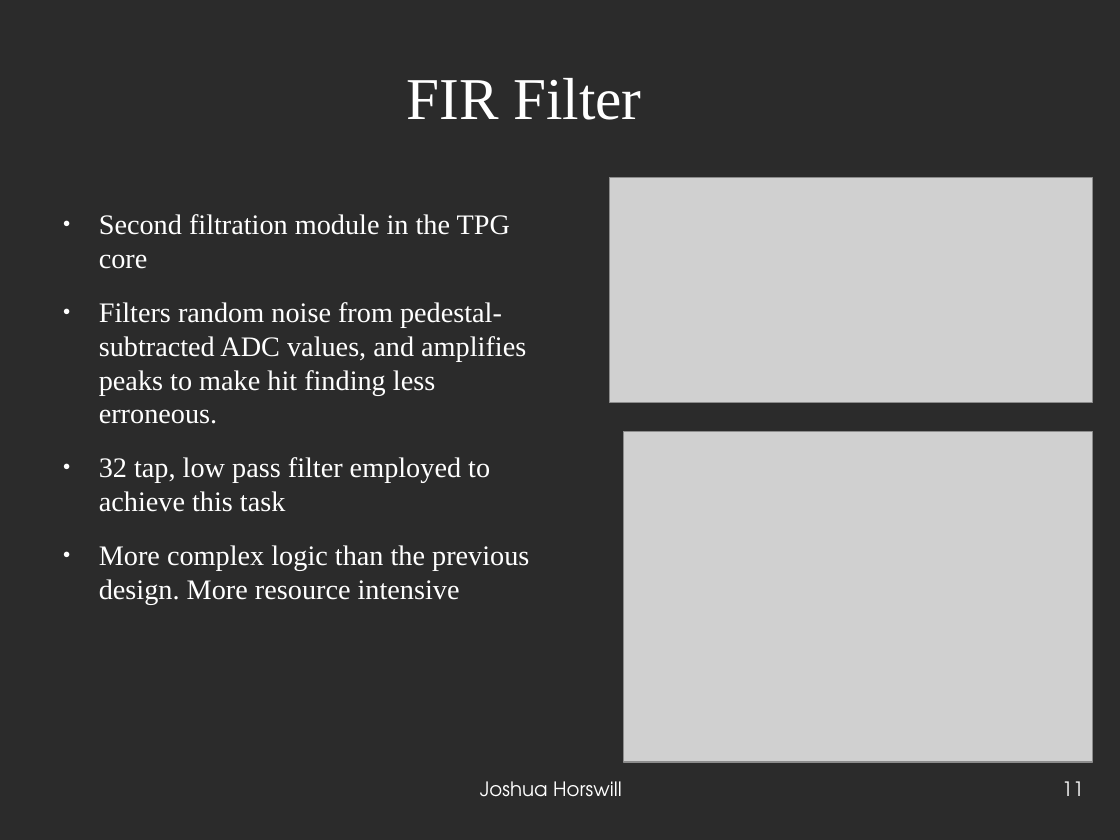
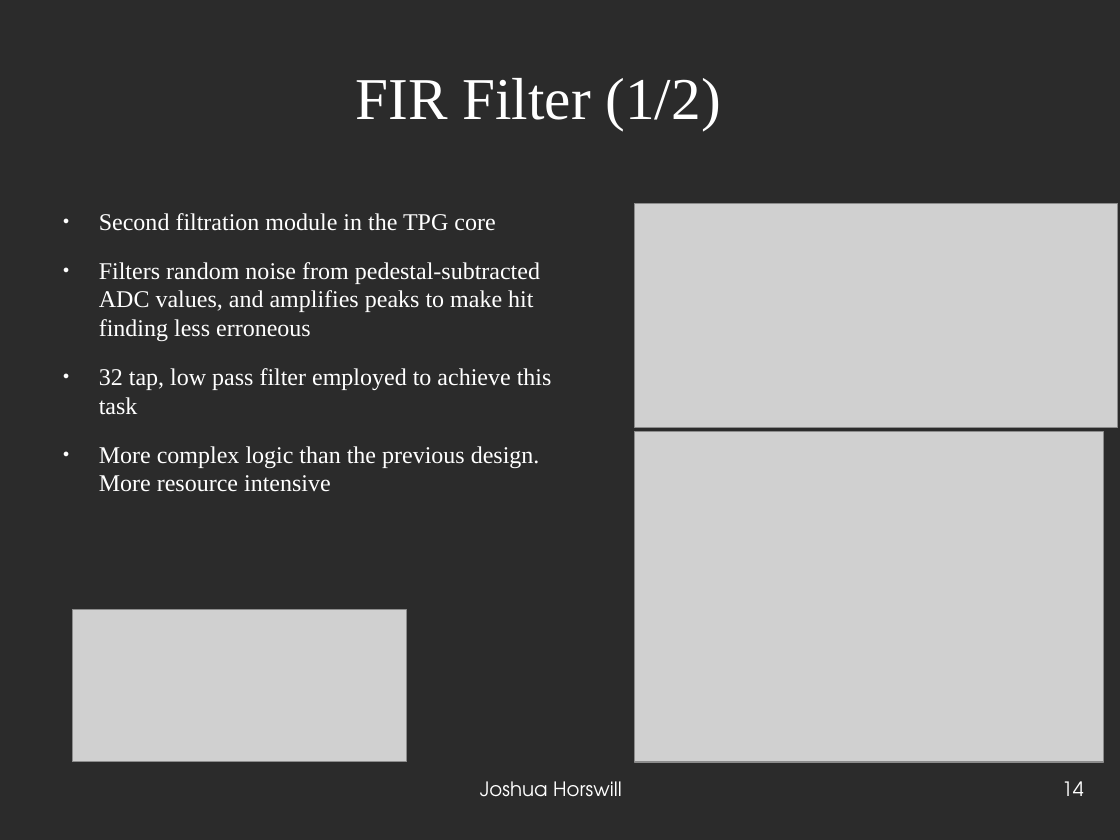
Before and after one commit to JoshCodesPhysics/dune_project, a slide deck: slide 14 of dune_notes/dune_pres/dune_project_pres.odp (slide 11 before the commit). Drawn at 1120x840 pixels with LibreOffice and Linux fonts; fonts in the diff are those of the drawing; grey boxes stand for pictures; background and template pictures are left out; a plain dark background stands for a picture behind light text. Boxes give left, top, right and bottom in pixels: in the first picture for what was removed or moved away, otherwise in the second. Text is boxed around its words. In the diff, an @@ line names an element or a change of style, - is before the commit and + after.

```diff
--- a/dune_notes/dune_pres/dune_project_pres.odp
+++ b/dune_notes/dune_pres/dune_project_pres.odp
@@ title at <box>356,78,721,130</box>: text changed @@
-FIR Filter
+FIR Filter (1/2)
@@ picture: place and size @@
-picture at <box>610,178,1093,402</box>
+picture at <box>635,203,1118,428</box>
@@ text at <box>99,213,552,492</box>: size 20 to 17 pt in "Second filtration module in the TPG core", "32 tap, low pass filter employed to ...", "More complex logic than the previous design. ..." @@
@@ text at <box>99,262,540,341</box>: text changed; size 20 to 17 pt @@
-● Filters random noise from pedestal-subtracted ADC values, and amplifies peaks to make hit finding less erroneous.
+● Filters random noise from pedestal-subtracted ADC values, and amplifies peaks to make hit finding less erroneous
@@ picture: place and size @@
-picture at <box>624,432,1093,762</box>
+picture at <box>635,432,1104,762</box>
@@ picture added at <box>72,610,407,762</box> @@
@@ page number at <box>1062,781,1084,796</box>: text changed @@
-11
+14
```
Also in this commit, not shown: 10 other slides changed, 9 slides added, 1 slide removed, 4 other files.
